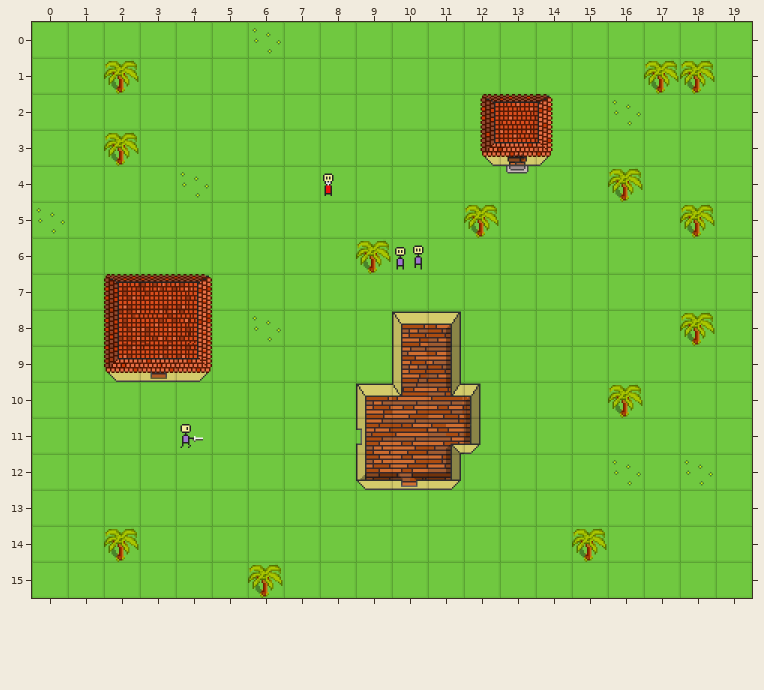
Tiled map -- tests/mapeditor/map.tmx. Above is the file before it was changed.
Cells are 48x48 px. Shown: x 0..19, y 0..15.
After:
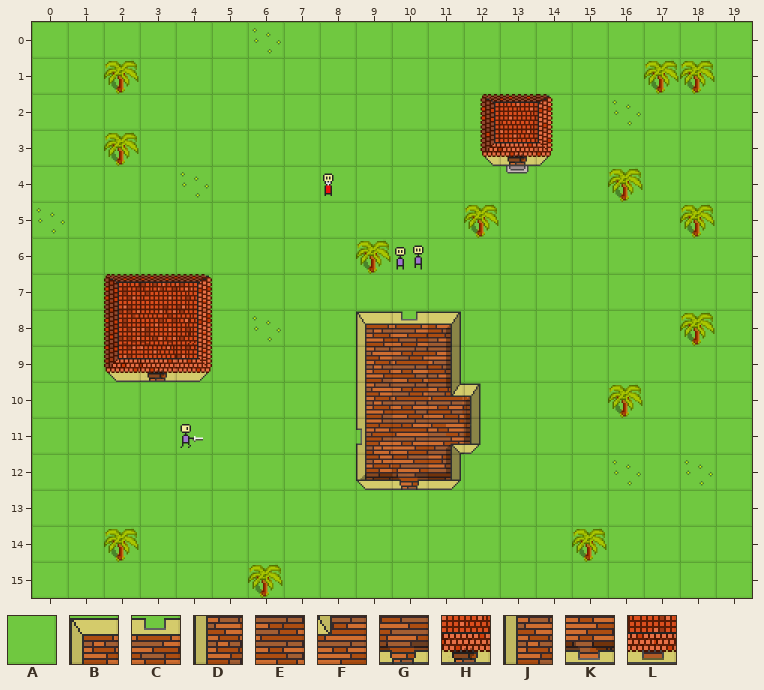
Key: from "tiles": A 2, B 22, C 23, D 27, E 45, F 48, G 53, H 56, J 64, K 86, L 191.
_ is an empty cell.
Commit message: Map reader demo: Implement collisions.
Difference:
Layer "background":
Tile A gives way to tile B in row 8 at x 9.
Tile B gives way to tile C in row 8 at x 10.
Tile D gives way to tile E in row 9 at x 10.
Tile F gives way to tile E in row 10 at x 10.
Tile K gives way to tile G in row 12 at x 10.
Tile L gives way to tile H in row 9 at x 3.
Tile A gives way to tile J in row 9 at x 9.
Tile B gives way to tile J in row 10 at x 9.
Pixel boxes of the changes (left, top, right, bottom) in both pictures:
changed: (356, 311, 428, 418)
changed: (140, 346, 176, 381)
changed: (392, 455, 428, 490)
